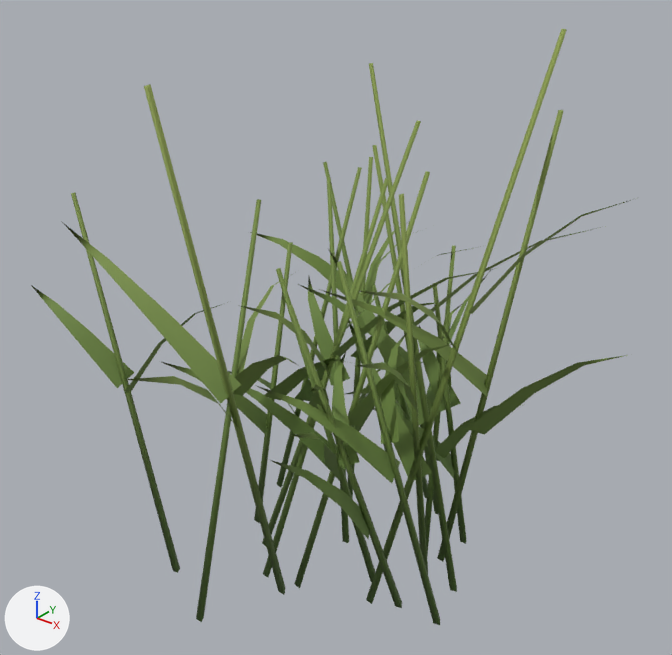
One commit to the glTF model game/assets/nature/biome/reed_clump_b.glb: the scene before it, then after it.
Before and after are seen from a 50 mm lens placed at (1.216, -1.467, 1.583), pointed at (0.028, 0.019, 0.662). Every picture has the same lights, and +X, +Y and +Z are marked at lower left. The picture after the commit comes second. Vertices at exactly the same position are counted once.

In view in the first picture: 'reed_clump_b'.
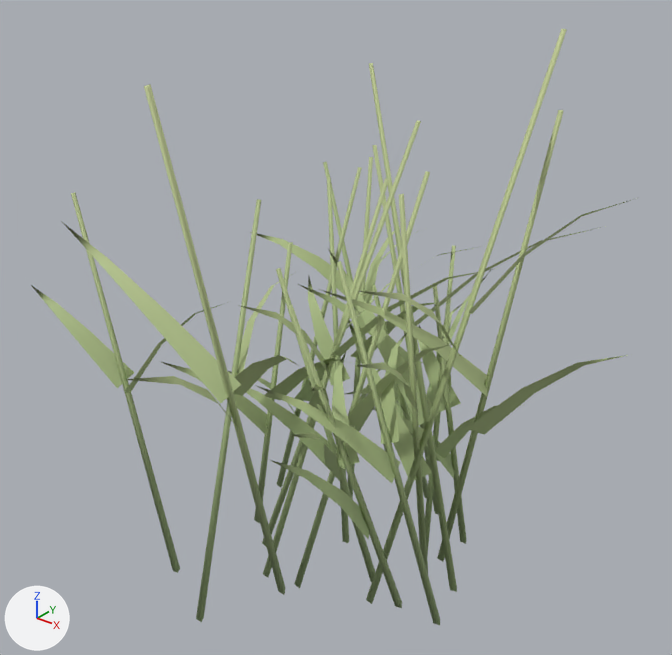
What differs and where, as boxes [x1, y1, x2, y2] in the pictures (672 x 655 px):
part 1 of me_reed_clump_b, recoloured (lighter): [35, 29, 620, 625] in both
part 2 of me_reed_clump_b, recoloured: [280, 248, 466, 608] in both

The edits, one by one:
me_reed_clump_b has 440 vertices, 396 faces and spans x -0.684..0.642, y -0.716..0.68, z -0.003..1.337.
me_reed_clump_b is used by ob_reed_clump_b; location (0.021, 0.018, 0.0).
me_reed_clump_b part 1: 354 faces centred in x -0.622..0.567, y -0.631..0.595, z 0.275..1.335 are repainted in the vertex colours; the middle colour goes from green #6d863f to green #afc088.
me_reed_clump_b part 2: 42 faces centred in x -0.32..0.336, y -0.37..0.405, z 0.0..0.373 are repainted in the vertex colours; the middle colour goes from dark green #557333 to green #9cb37c.
